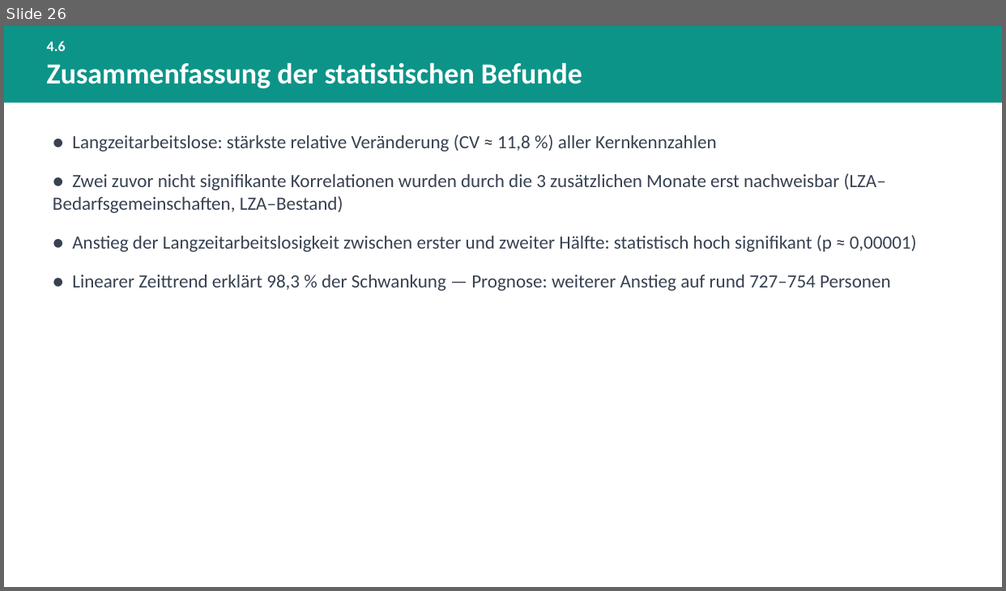
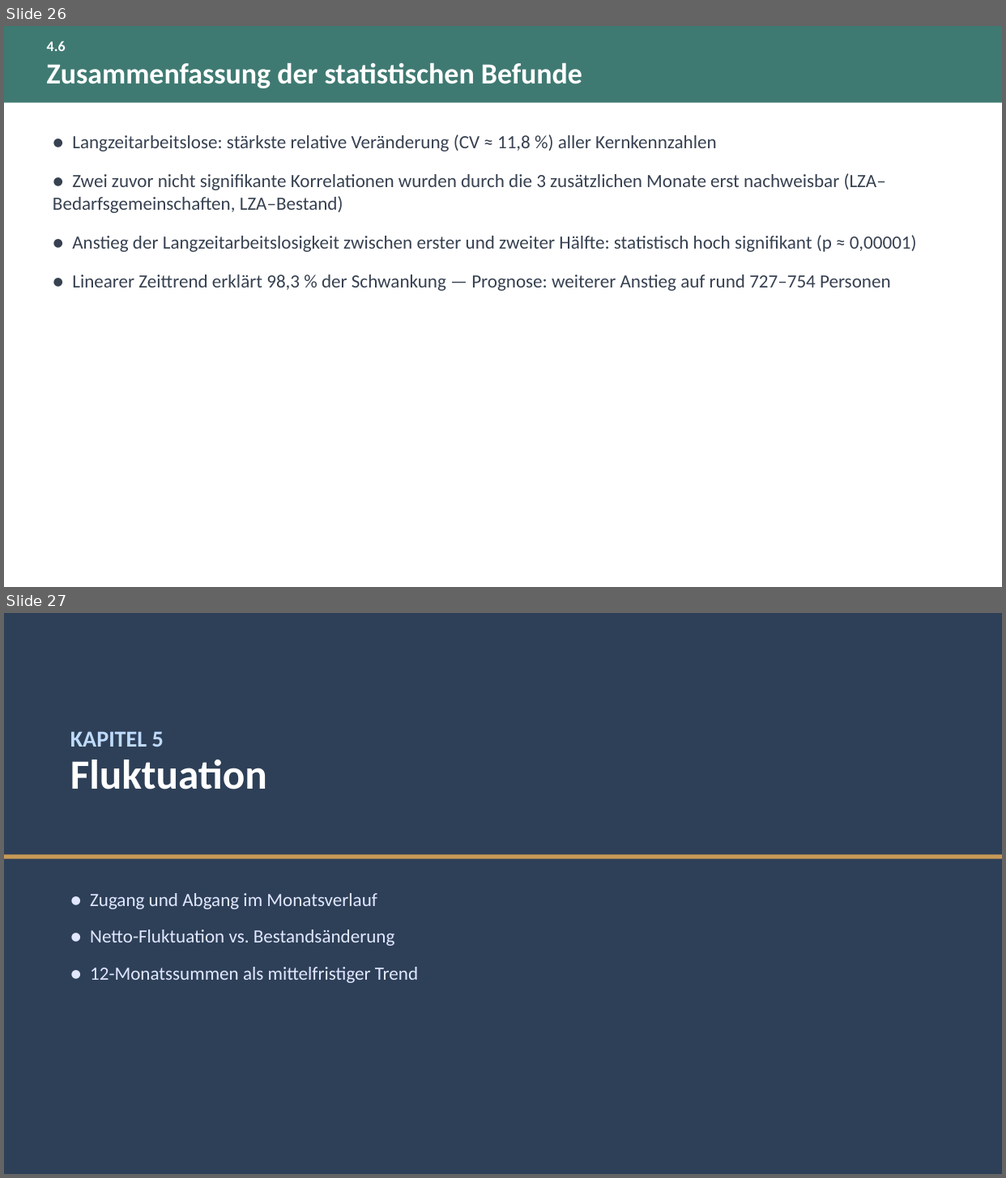
Before and after one commit to eufunk/arbeitsmarkt-regensburg, a slide deck: Dok/Projektpraesentation.pptx. Shown one above the other, each under a label of ours: slide 26 before the commit, slides 26 and 27 after it. The pictures are 1006x591 and 1006x1178 pixels, drawn with LibreOffice and Linux fonts; fonts in the diff are those of the drawing. Boxes give left, top, right and bottom in pixels: in the first picture for what was removed or moved away, otherwise in the second. Text is boxed around its words. In the diff, an @@ line names an element or a change of style, - is before the commit and + after.

Commit message:
Projektdokumentation und -praesentation um Kapitel 5-11 erweitern, visuell ueberarbeiten
Word: neue Kapitel Fluktuation, Demografie, Erwerbstaetigkeit, Finanzen,
Foerderung, Bezugsdauer und Rechtskreisvergleich in voller Paritaet ergaenzt,
Kennzahlen hervorgehoben, echtes klickbares Inhaltsverzeichnis mit
Seitenzahlen aufgebaut.

PPT: entsprechende Kapitel-Folien ergaenzt, Farbpalette entschaerft,
mehrere Folien auf Kacheln/Panele umgestellt und Zeitraumangaben
(Vormonat/Vorjahresmonat vs. Gesamtzeitraum) praezisiert.

```diff
--- a/Dok/Projektpraesentation.pptx
+++ b/Dok/Projektpraesentation.pptx
@@ slide 27 added at (4, 613, 1002, 1174), background #2E4057 @@
@@ text added at (70, 731, 164, 747), 22 pt, text #BFDBFE, bold @@
+KAPITEL 5
@@ text added at (70, 760, 267, 790), 40 pt, text #FFFFFF, bold @@
+Fluktuation
@@ rectangle added at (4, 854, 1002, 859), fill #C79A56 @@
@@ text added at (90, 893, 418, 983), 18 pt, text #E0E7FF @@
+● Zugang und Abgang im Monatsverlauf
+● Netto-Fluktuation vs. Bestandsänderung
+● 12-Monatssummen als mittelfristiger Trend
@@ slide 26 changed as well @@
@@ rectangle at (4, 26, 1002, 102): fill #0D9488 to #3F7A72 @@
```
Also in this commit, not shown: 29 other slides changed, 34 other slides added, 23 other files.
